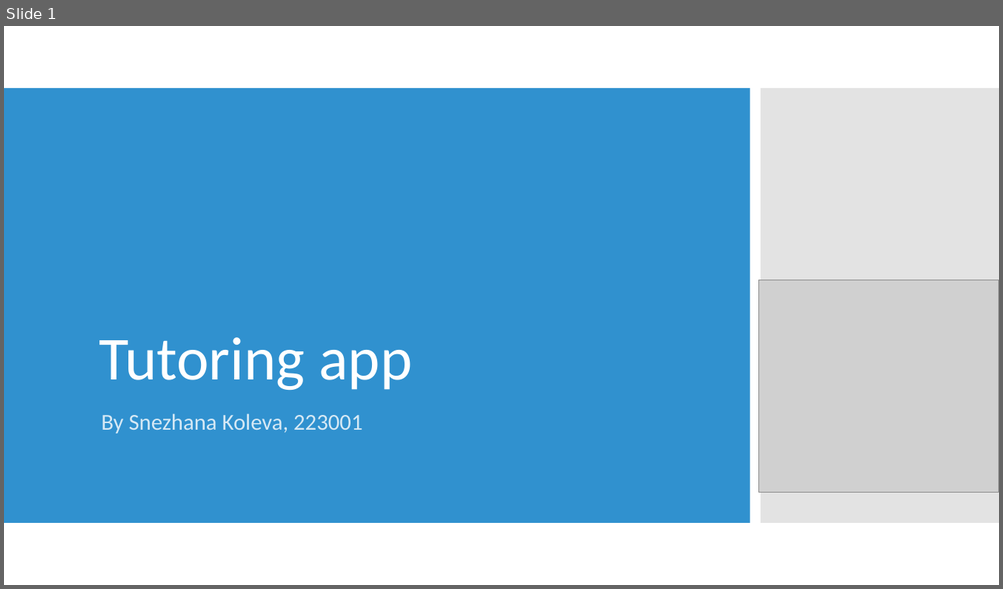
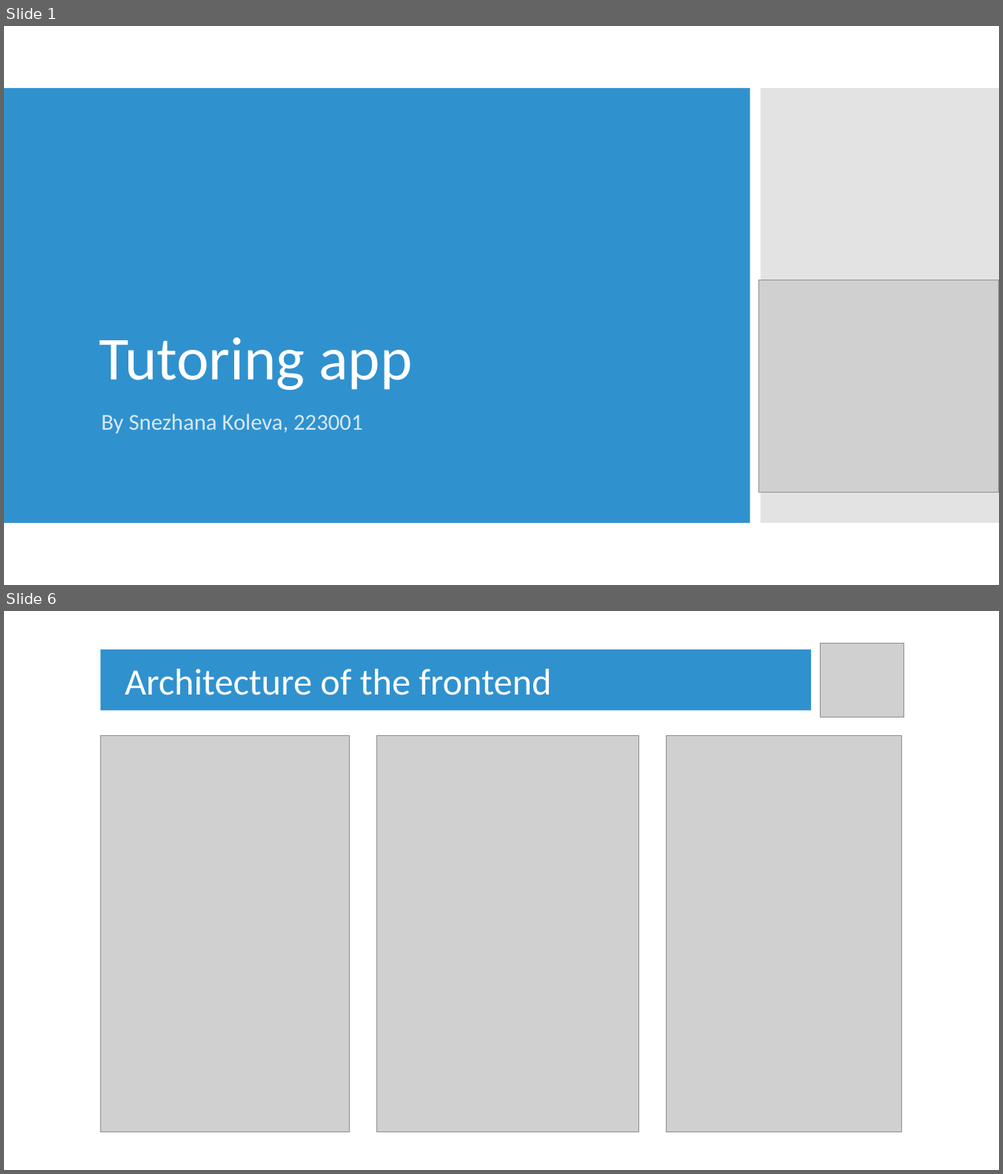
Before and after one commit to kolevas/tutoring_app, a slide deck: docs/presentation.ppt. Shown one above the other, each under a label of ours: slide 1 before the commit, slides 1 and 6 after it; the slides between them are not shown. The pictures are 1003x589 and 1003x1174 pixels, drawn with LibreOffice and Linux fonts; fonts in the diff are those of the drawing; grey boxes stand for pictures. Boxes give left, top, right and bottom in pixels: in the first picture for what was removed or moved away, otherwise in the second. Text is boxed around its words. In the diff, an @@ line names an element or a change of style, - is before the commit and + after.

```diff
--- a/docs/presentation.ppt
+++ b/docs/presentation.ppt
@@ slide 6 added at (4, 611, 999, 1170), background #FFFFFF @@
@@ rectangle added at (100, 649, 810, 711), fill #3091CF, 36 pt, text #FFFFFF @@
+Architecture of the frontend
@@ picture added at (819, 643, 903, 717) @@
@@ picture added at (100, 735, 348, 1132) @@
@@ picture added at (376, 735, 637, 1132) @@
@@ picture added at (666, 735, 901, 1132) @@
```
Also in this commit, not shown: 4 slides changed, 1 other slide added.
